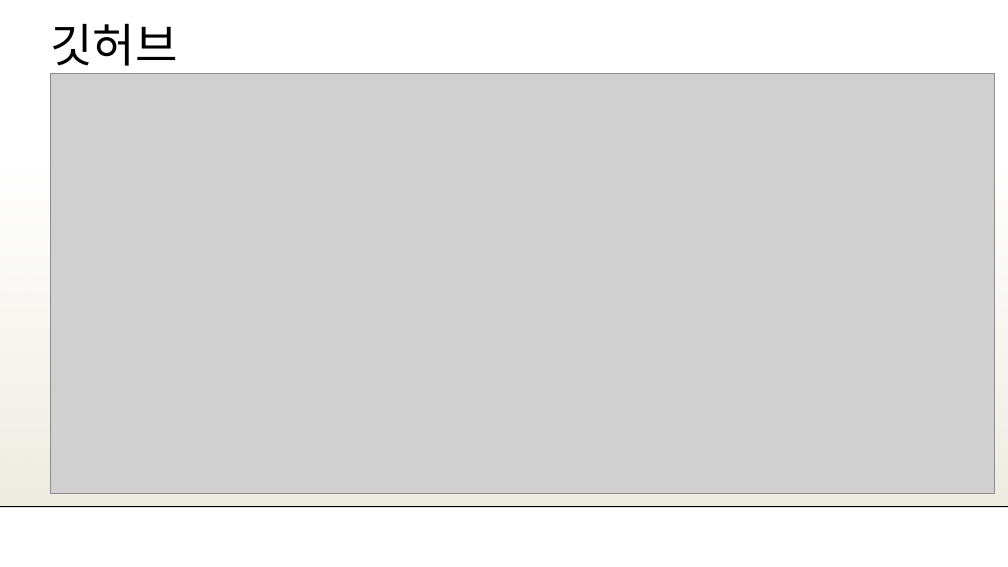
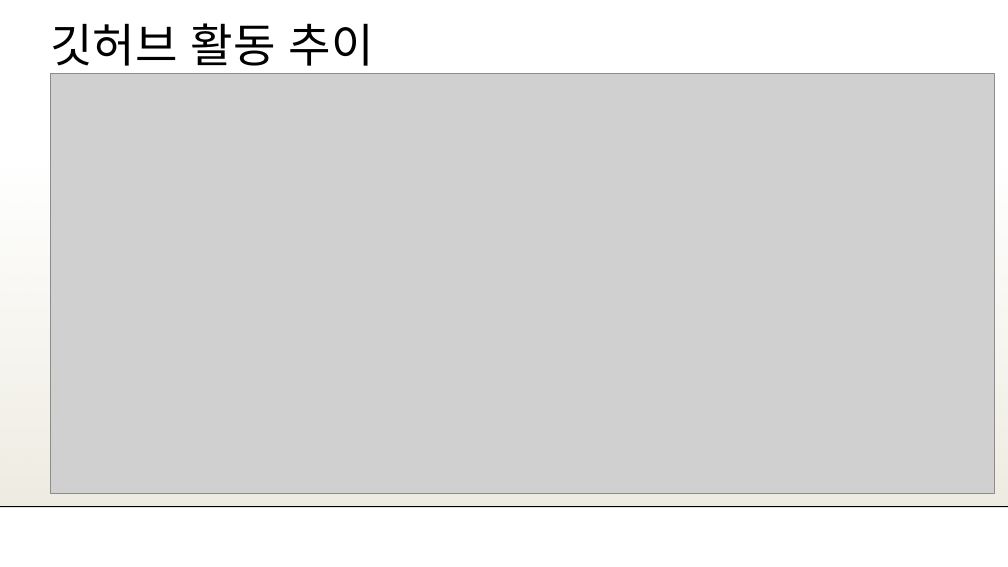
Before and after one commit to SHyoJun/finaltest, a slide deck: slide 15 of Queue+Thread.pptx (slide 14 before the commit). Drawn at 1008x567 pixels with LibreOffice and Linux fonts; fonts in the diff are those of the drawing; grey boxes stand for pictures; background and template pictures are left out. Boxes give left, top, right and bottom in pixels: in the first picture for what was removed or moved away, otherwise in the second. Text is boxed around its words. In the diff, an @@ line names an element or a change of style, - is before the commit and + after.

```diff
--- a/Queue+Thread.pptx
+++ b/Queue+Thread.pptx
@@ title at (x1=50, y1=23, x2=374, y2=74): text changed @@
-깃허브
+깃허브 활동 추이
```
Also in this commit, not shown: 2 other slides changed, 3 slides added, 2 slides removed.
